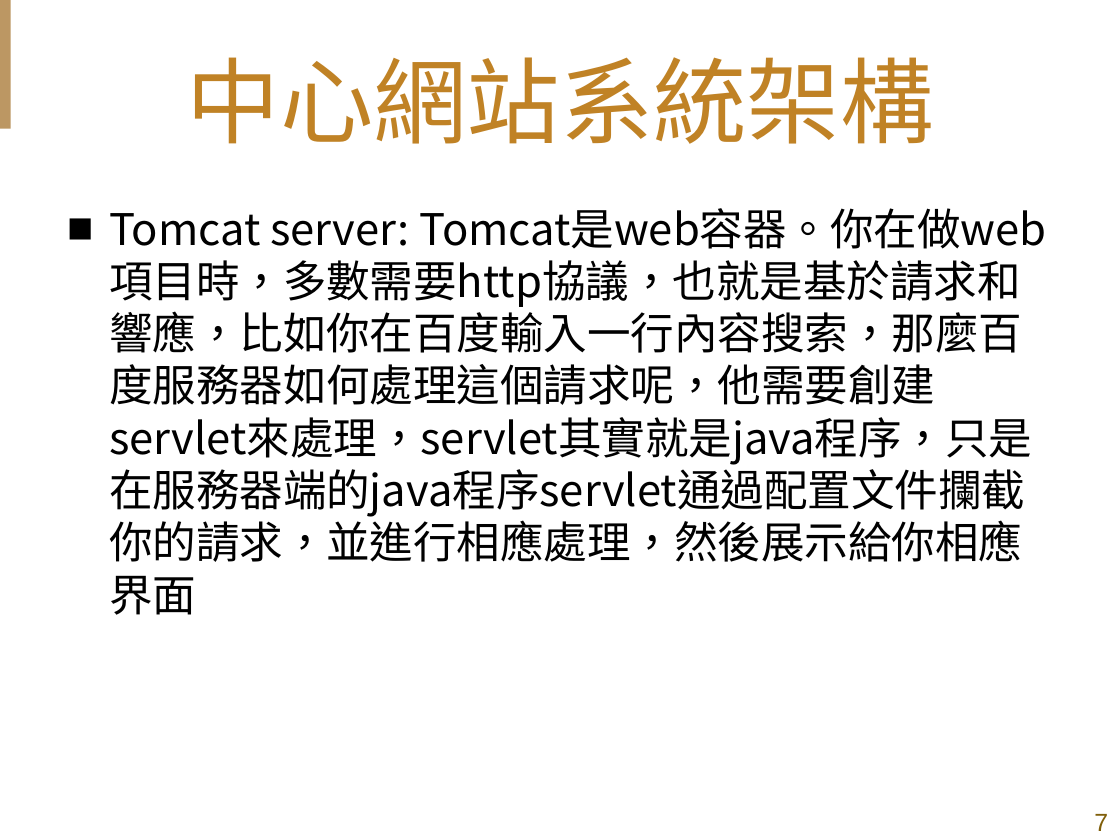
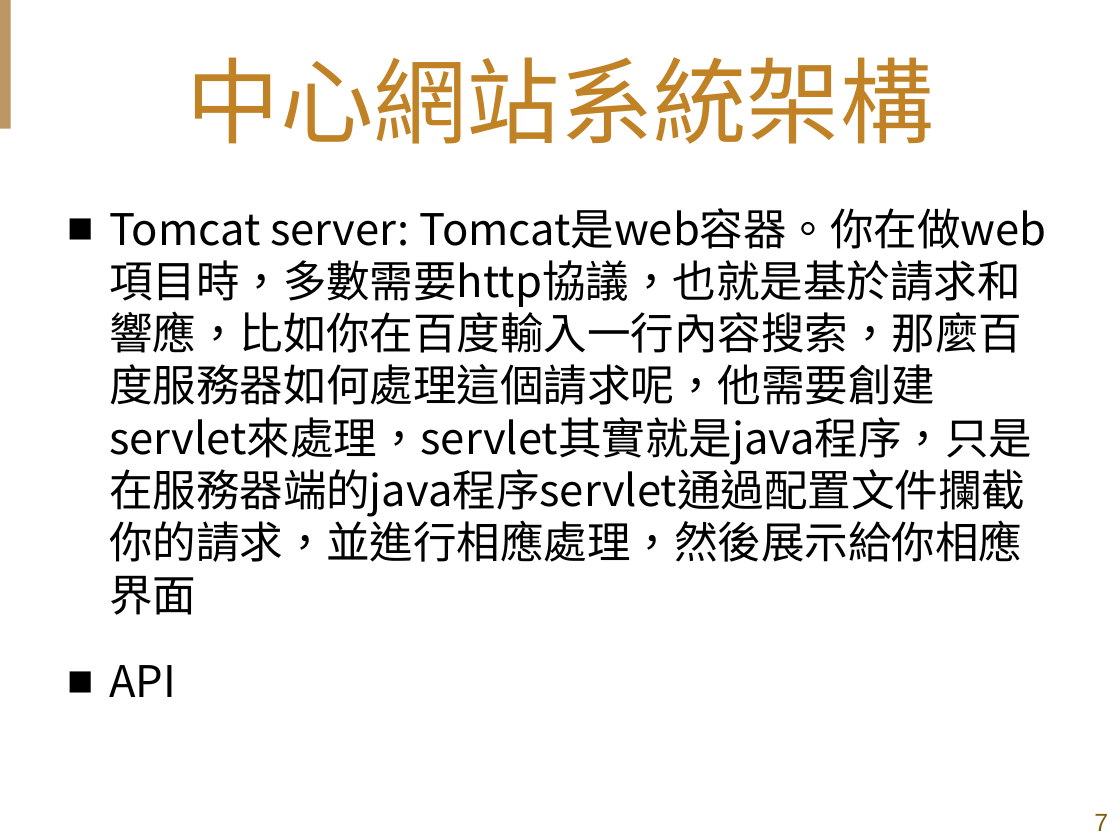
Before and after one commit to shih33/java_atguigu, a slide deck: slide 7 of 期末報告/期末簡報_施詠舜.pptx. Drawn at 1120x840 pixels with LibreOffice and Linux fonts; fonts in the diff are those of the drawing; background and template pictures are left out. Boxes give left, top, right and bottom in pixels: in the first picture for what was removed or moved away, otherwise in the second. Text is boxed around its words. In the diff, an @@ line names an element or a change of style, - is before the commit and + after.

```diff
--- a/期末報告/期末簡報_施詠舜.pptx
+++ b/期末報告/期末簡報_施詠舜.pptx
@@ text at [109,665,176,697]: paragraph added @@
+■ API
```
Also in this commit, not shown: 2 other slides changed, 3 slides added, 1 other file.
